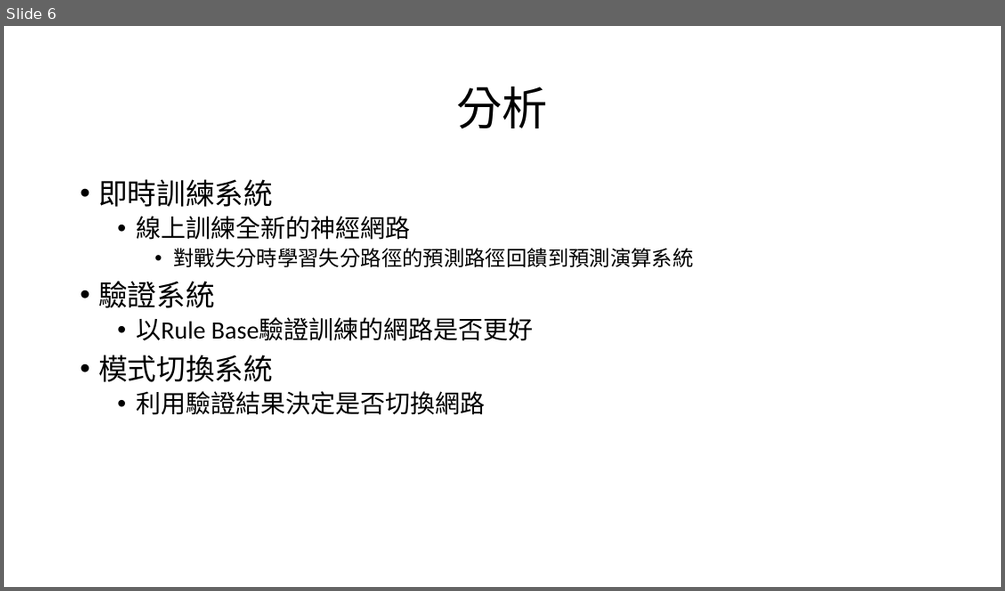
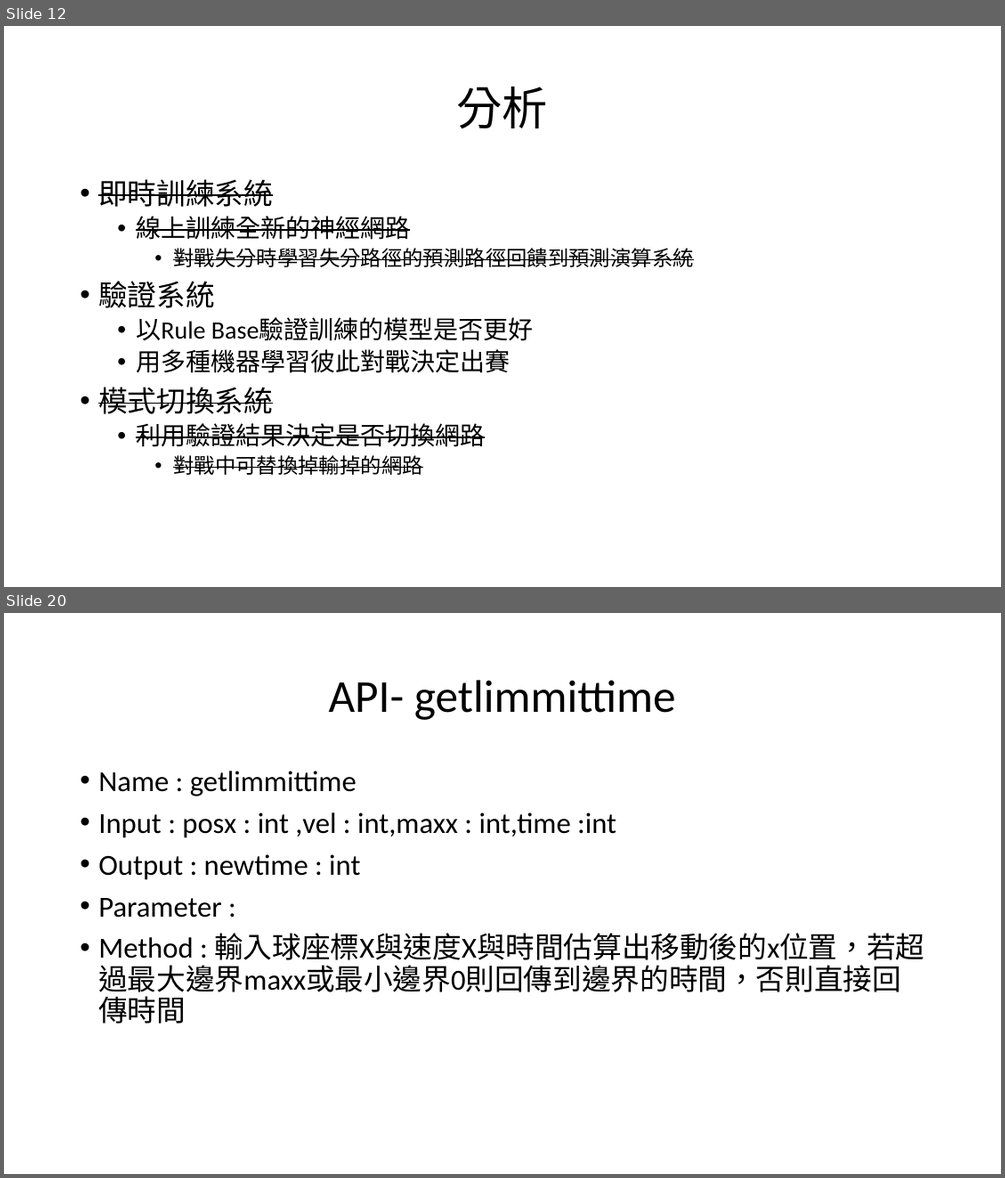
Before and after one commit to HongYu313Lin/-, a slide deck: 乒乓球規格.pptx. Shown one above the other, each under a label of ours: slide 6 before the commit, slides 12 and 20 after it; the slides between them are not shown. The pictures are 1005x591 and 1005x1178 pixels, drawn with LibreOffice and Linux fonts; fonts in the diff are those of the drawing. Boxes give left, top, right and bottom in pixels: in the first picture for what was removed or moved away, otherwise in the second. Text is boxed around its words. In the diff, an @@ line names an element or a change of style, - is before the commit and + after.

```diff
--- a/乒乓球規格.pptx
+++ b/乒乓球規格.pptx
@@ slide 20 added at (x1=4, y1=613, x2=1001, y2=1174), background #FFFFFF @@
@@ title added at (x1=329, y1=680, x2=676, y2=720), 44 pt, text #000000 @@
+API- getlimmittime
@@ text added at (x1=98, y1=771, x2=924, y2=1023), 28 pt, text #000000 @@
+• Name : getlimmittime
+• Input : posx : int ,vel : int,maxx : int,time :int
+• Output : newtime : int
+• Parameter :
+• Method : 輸入球座標X與速度X與時間估算出移動後的x位置，若超過最大邊界maxx或最小邊界0則回傳到邊界的時間，否則直接回傳時間
@@ what was slide 6 is now slide 12 @@
@@ slide 12 changed as well @@
@@ text at (x1=98, y1=179, x2=693, y2=447): strikethrough on in "即時訓練系統", "線上訓練全新的神經網路", "對戰失分時學習失分路徑的預測路徑回饋到預測演算系統", "模式切換系統" and 1 more places @@
@@ text at (x1=136, y1=318, x2=534, y2=373): text changed @@
-  • 以Rule Base驗證訓練的網路是否更好
+  • 以Rule Base驗證訓練的模型是否更好
+  • 用多種機器學習彼此對戰決定出賽
@@ text at (x1=173, y1=455, x2=423, y2=475): paragraph added @@
+    • 對戰中可替換掉輸掉的網路
```
Also in this commit, not shown: 5 other slides changed, 27 other slides added, 22 other files.
